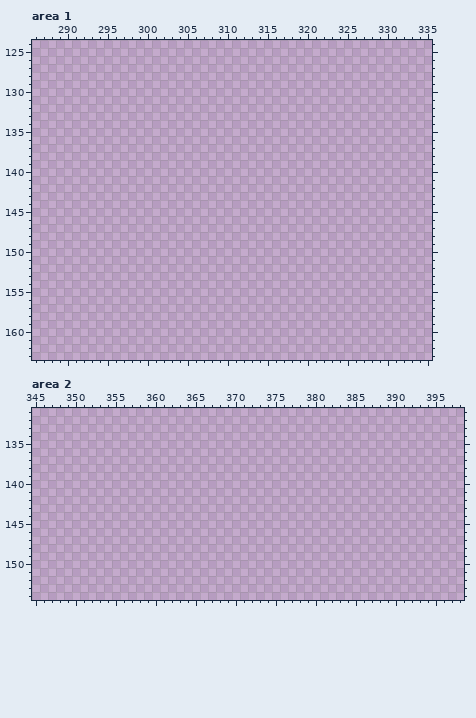
Two states of a pixel-art file, Aseprite textures/sbeu piton.aseprite. Above, as it was before the edit.
1024x1024 pixels, 1 frame. Colours within 5 levels of each other are drawn and written as one. Shown: area 1: x 286..335, y 124..163; area 2: x 345..398, y 131..154. The commit also changed other parts of the picture, which this record leaves out.
The result:
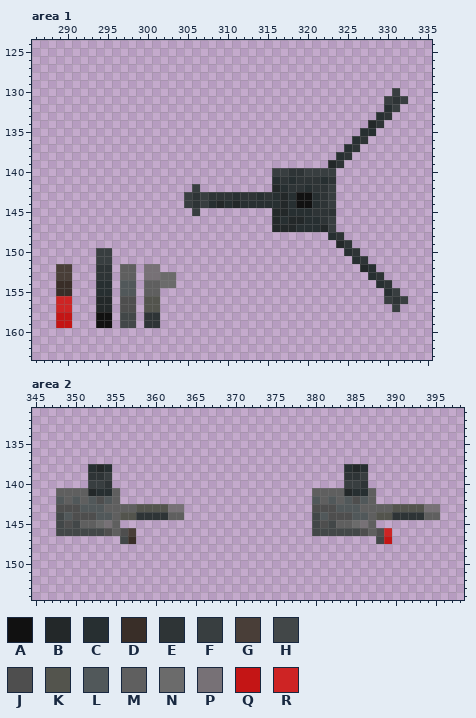
Palette (. is transparent): A #111111  B #232829  C #272f31  D #392e28  E #2e3436  F #383e40  G #493e38  H #424748  J #4e4e4e  K #53544d  L #51585a  M #5f5f5f  N #6b6b6b  P #777176  Q #c41515  R #ce2424
The exact change:
Changed rows in their new state; - is an unchanged pixel.
Area 1:
first column x 289:
130 ------------------------------------------F-
131 -----------------------------------------FEF
132 -----------------------------------------CF-
133 ----------------------------------------CE--
134 ---------------------------------------BE---
135 --------------------------------------CC----
136 -------------------------------------CE-----
137 ------------------------------------CE------
138 -----------------------------------CE-------
139 ----------------------------------BE--------
140 ---------------------------FFEEFFFF---------
141 ---------------------------CECEEECE---------
142 -----------------F---------BCEECEEF---------
143 ----------------FEFEEECEECECBCAACEF---------
144 ----------------FEFCBCBCCCCCBCAACEF---------
145 -----------------F---------BBCCCEEE---------
146 ---------------------------BCBBCCEF---------
147 ---------------------------BBBCCCBF---------
148 ----------------------------------CE--------
149 -----------------------------------BE-------
150 -----FF-----------------------------CE------
151 -----FF------------------------------CE-----
152 GG---EE-MM-PP-------------------------BC----
153 GG---EE-MM-PPNN------------------------CE---
154 DD---CC-LL-MMNN-------------------------CE--
155 DD---CC-LL-MM----------------------------CF-
156 RR---BB-JJ-KK----------------------------FEF
157 RR---BB-JJ-KK-----------------------------F-
158 QQ---AA-HH-EE-------------------------------
159 QQ---AA-HH-EE-------------------------------
Area 2:
first column x 348:
138 ----CBC-----------------------------CBC---------
139 ----EEF-----------------------------EEF---------
140 ----FFE-----------------------------FFE---------
141 MMMMBCCM------------------------MMMMBCCM--------
142 LMLMLJLM------------------------LMLMLJLM--------
143 JJJLLLMMMMKKKKPP----------------JJJLLLMMMMKKKKPP
144 HLJJJLLMKKEEEEMM----------------HLJJJLLMKKEEEEMM
145 HJHMMNPM------------------------HJHMMNPM--------
146 HHHHHHJMJG----------------------HHHHHHJMJR------
147 --------HD------------------------------HQ------
Changed places in both pictures, as pixel boxes (x1, y1, x2, y2):
added: (184, 88, 408, 312)
added: (56, 248, 176, 328)
added: (56, 464, 184, 544)
added: (312, 464, 440, 544)
